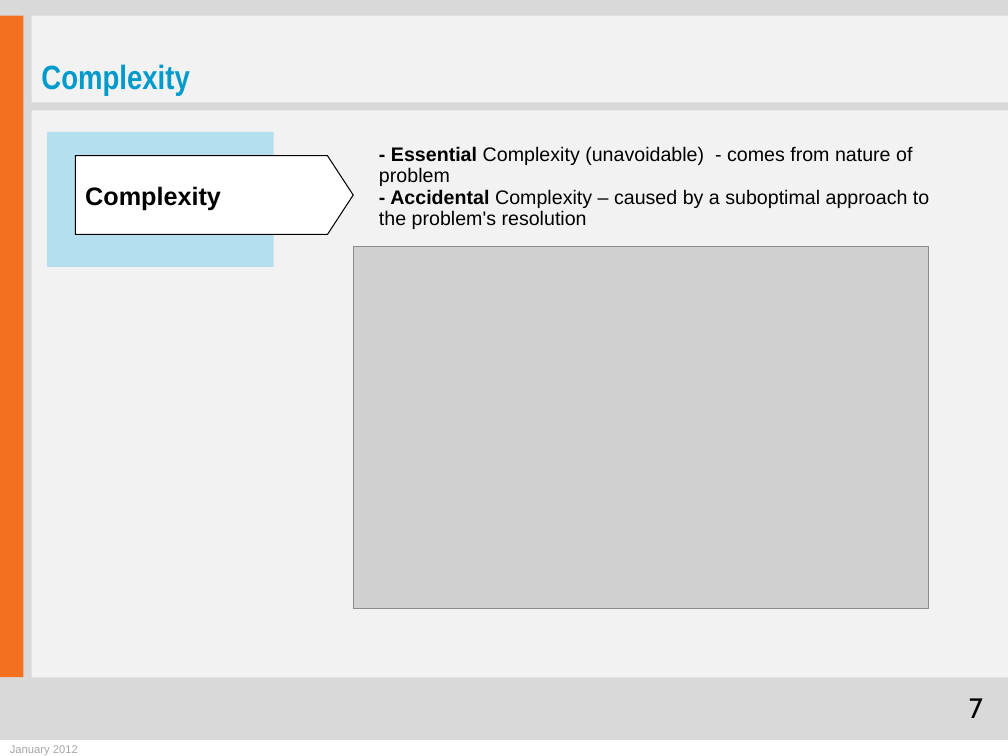
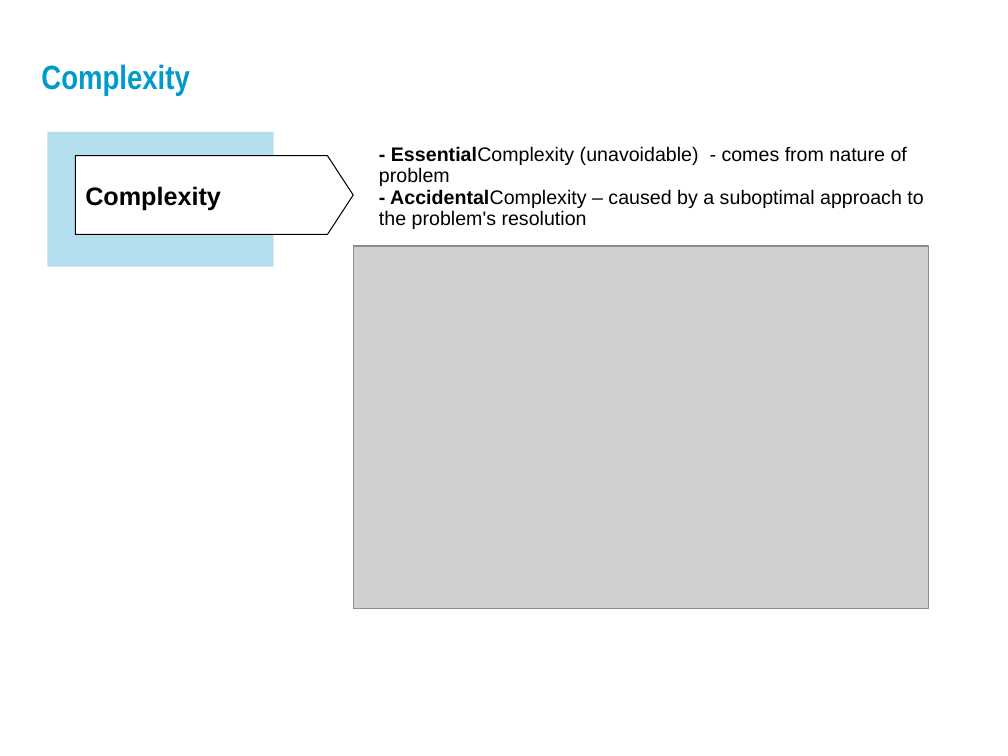
Before and after one commit to zrezur/MyPresentations, a slide deck: slide 7 of Domain driven design_1_en.pptx. Drawn at 1008x756 pixels with LibreOffice and Linux fonts; fonts in the diff are those of the drawing; grey boxes stand for pictures; background and template pictures are left out. Boxes give left, top, right and bottom in pixels: in the first picture for what was removed or moved away, otherwise in the second. Text is boxed around its words. In the diff, an @@ line names an element or a change of style, - is before the commit and + after.

```diff
--- a/Domain driven design_1_en.pptx
+++ b/Domain driven design_1_en.pptx
@@ background #D9D9D9 to picture (left out) @@
@@ rectangle removed at (x1=0, y1=16, x2=23, y2=677) @@
@@ rectangle removed at (x1=31, y1=16, x2=1008, y2=103) @@
@@ rectangle removed at (x1=31, y1=111, x2=1008, y2=677) @@
@@ text at (x1=379, y1=146, x2=923, y2=229): spaces changed @@
-- Essential Complexity (unavoidable) - comes from nature of problem
-- Accidental Complexity – caused by a suboptimal approach to the problem's resolution
+- EssentialComplexity (unavoidable) - comes from nature of problem
+- AccidentalComplexity – caused by a suboptimal approach to the problem's resolution
@@ page number removed at (x1=969, y1=698, x2=983, y2=718) @@
-7
@@ rectangle removed at (x1=0, y1=740, x2=1008, y2=756) @@
@@ text removed at (x1=10, y1=745, x2=78, y2=755) @@
-January 2012
```
Also in this commit, not shown: 10 other slides changed, 5 slides added.
